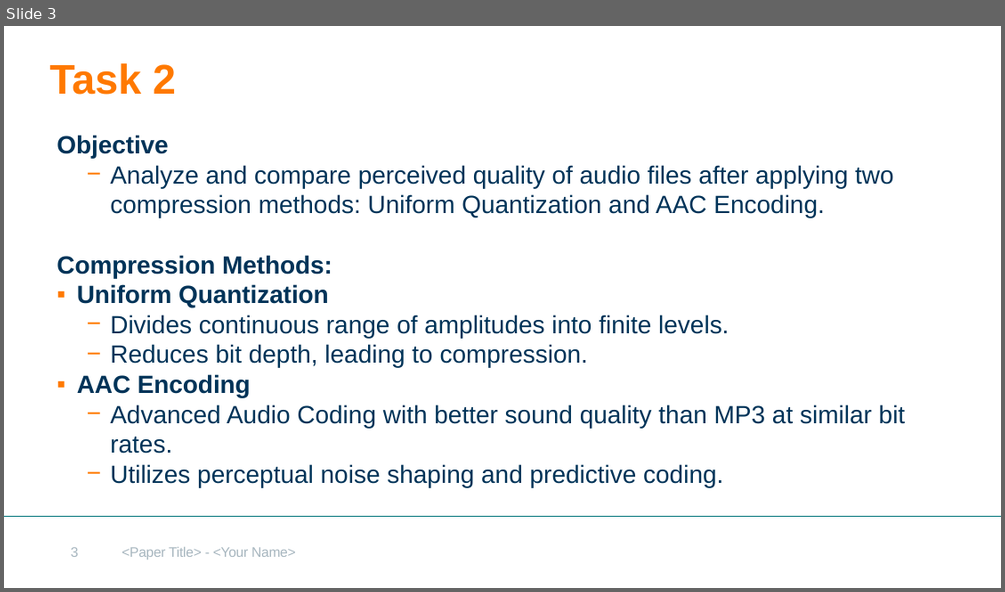
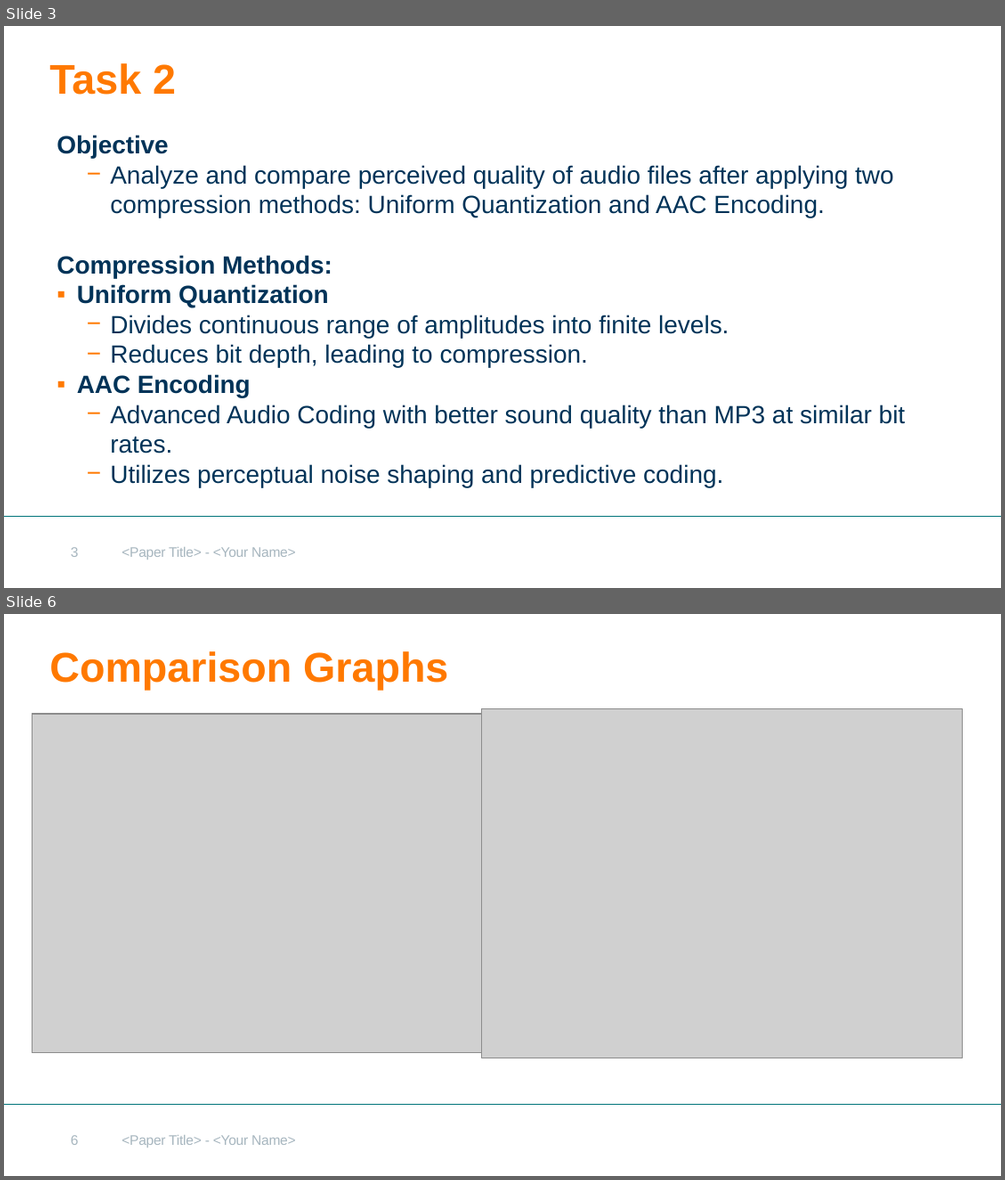
Before and after one commit to javvadasghar/MRSP_Seminar_Project_Group8, a slide deck: Project Presentation.pptx. Shown one above the other, each under a label of ours: slide 3 before the commit, slides 3 and 6 after it; the slides between them are not shown. The pictures are 1005x592 and 1005x1180 pixels, drawn with LibreOffice and Linux fonts; fonts in the diff are those of the drawing; grey boxes stand for pictures; background and template pictures are left out. Boxes give left, top, right and bottom in pixels: in the first picture for what was removed or moved away, otherwise in the second. Text is boxed around its words. In the diff, an @@ line names an element or a change of style, - is before the commit and + after.

```diff
--- a/Project Presentation.pptx
+++ b/Project Presentation.pptx
@@ slide 6 added at box(4, 614, 1001, 1176), background #FFFFFF; not listed: 2 template elements that a slide beside it also shows @@
@@ title added at box(49, 651, 448, 690), 30 pt, text #FF7900, bold @@
+Comparison Graphs
@@ picture added at box(32, 714, 486, 1053) @@
@@ picture added at box(481, 708, 963, 1057) @@
@@ page number added at box(71, 1135, 79, 1144), 10 pt, text #A7B6BF @@
+6
```
Also in this commit, not shown: 1 slide changed, 3 other slides added, 4 slides removed, 1 other file.
